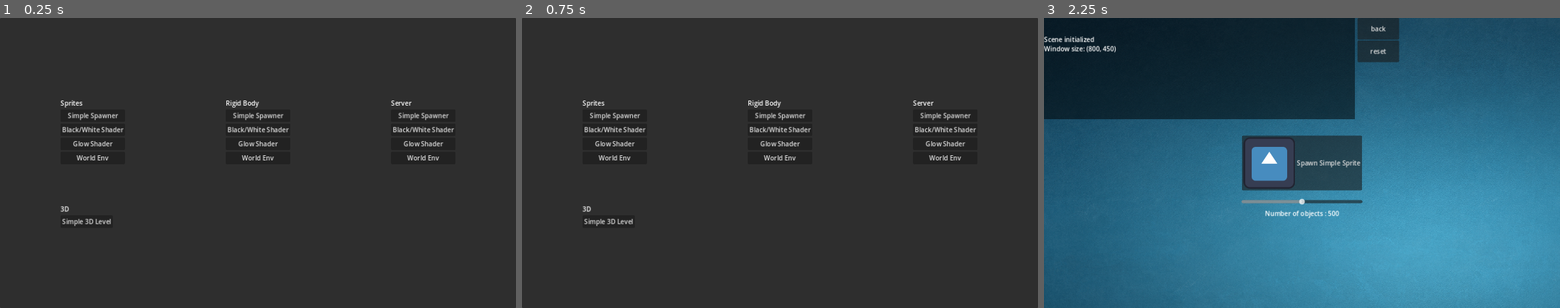
Above: before the commit, frames 1-3 (left to right).
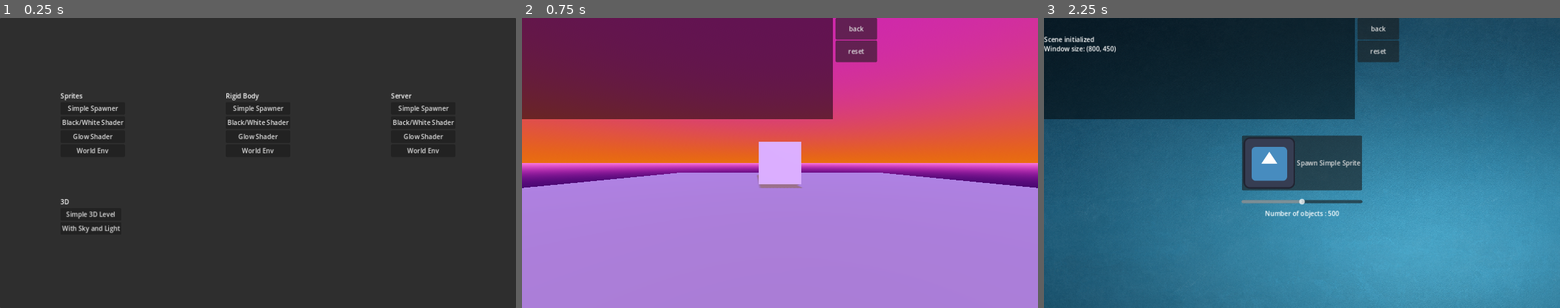
Above: after the commit, the same moments.

Repository: ash4rk/godot_polygon
Game: Godot game, scene res://main.tscn
The game is run twice, just before and just after one commit, with the same random seed, the same clock (stepped at 60 frames per second) and the same inputs. The engine's default icon, where the game draws it, is replaced by a stand-in: a white triangle on a blue panel in a dark square.
Inputs (mouse positions are in pixels of both pictures, inside the frame that each line leads up to):
- Up to frame 1 (0.25 s): no input
- Up to frame 2 (0.75 s): click (614, 229) at 0.5 s, where only the run after the commit has a clickable "With Sky and Light"
- Up to frame 3 (2.25 s): click (1379, 29) at 1.25 s, where only the run after the commit has a clickable "back"; click "Simple Spawner" at 2 s

The runs differ from the first frame. In frame 1, 3.2% of the frame differs, in the area x 11-88%, y 25-75%; in frame 2, 100%, in the area x 0-100%, y 0-100%; in frame 3, nothing differs.

Commit message:
FEAT: Add 3d scene with sky and light

Diff:
--- a/main.gd
+++ b/main.gd
@@ -15,6 +15,7 @@
 	$VBoxContainer/GridContainer/ServerWorldEnvBtn.pressed.connect(_on_server_world_env_btn)
 	#3D
 	$VBoxContainer/ThreeDimGridContainer/Simple3DBtn.pressed.connect(_on_simple_3D_btn)
+	$VBoxContainer/ThreeDimGridContainer/ThreeDimWithLightsBtn.pressed.connect(_on_three_dim_with_lights_btn)
 
 func _on_sprite_spawner_btn():
 	get_tree().change_scene_to_file("res://sprite_spawner.tscn")
@@ -54,3 +55,6 @@
 
 func _on_simple_3D_btn():
 	get_tree().change_scene_to_file("res://simple_3d_level.tscn")
+
+func _on_three_dim_with_lights_btn():
+	get_tree().change_scene_to_file("res://three_dim_with_light.tscn")
--- a/main.tscn
+++ b/main.tscn
@@ -103,3 +103,8 @@
 [node name="Simple3DBtn" type="Button" parent="VBoxContainer/ThreeDimGridContainer"]
 layout_mode = 2
 text = "Simple 3D Level"
+
+[node name="ThreeDimWithLightsBtn" type="Button" parent="VBoxContainer/ThreeDimGridContainer"]
+layout_mode = 2
+text = "With Sky and Light
+"
--- /dev/null
+++ b/three_dim_with_light.tscn
@@ -0,0 +1,45 @@
+[gd_scene load_steps=6 format=3 uid="uid://dgvgv2kowjc8e"]
+
+[ext_resource type="PackedScene" uid="uid://n0e2sedpmtso" path="res://simple_3d_level.tscn" id="1_p0eh3"]
+
+[sub_resource type="ProceduralSkyMaterial" id="ProceduralSkyMaterial_ig0r5"]
+sky_top_color = Color(0.717647, 0.188235, 0.611765, 1)
+sky_horizon_color = Color(0.862745, 0.360784, 0, 1)
+ground_bottom_color = Color(0.262745, 0.0941176, 0.384314, 1)
+ground_horizon_color = Color(1, 0.356863, 0.858824, 1)
+
+[sub_resource type="Sky" id="Sky_8xm18"]
+sky_material = SubResource("ProceduralSkyMaterial_ig0r5")
+
+[sub_resource type="Environment" id="Environment_18s0e"]
+background_mode = 2
+sky = SubResource("Sky_8xm18")
+ambient_light_color = Color(1, 1, 1, 1)
+ambient_light_sky_contribution = 0.5
+tonemap_mode = 3
+tonemap_white = 6.0
+
+[sub_resource type="PlaneMesh" id="PlaneMesh_8lt6v"]
+
+[node name="TheeDimWithLight" type="Node"]
+
+[node name="Simple3DLevel" parent="." instance=ExtResource("1_p0eh3")]
+
+[node name="WorldEnvironment" type="WorldEnvironment" parent="Simple3DLevel/Level" index="0"]
+environment = SubResource("Environment_18s0e")
+
+[node name="DirectionalLight3D" type="DirectionalLight3D" parent="Simple3DLevel/Level" index="1"]
+transform = Transform3D(0.990536, -0.0291832, 0.134116, 0, 0.977135, 0.212621, -0.137254, -0.210609, 0.967887, 0, 4.36536, 0)
+light_color = Color(0.501961, 0.415686, 1, 1)
+light_energy = 1.3
+shadow_enabled = true
+shadow_bias = 0.032
+directional_shadow_mode = 0
+directional_shadow_fade_start = 1.0
+directional_shadow_max_distance = 24.0
+
+[node name="Floor" type="MeshInstance3D" parent="Simple3DLevel/Level" index="3"]
+transform = Transform3D(6.10605, 0, 0, 0, 1, 0, 0, 0, 6.25536, 0, -0.592298, 0)
+mesh = SubResource("PlaneMesh_8lt6v")
+
+[editable path="Simple3DLevel"]
